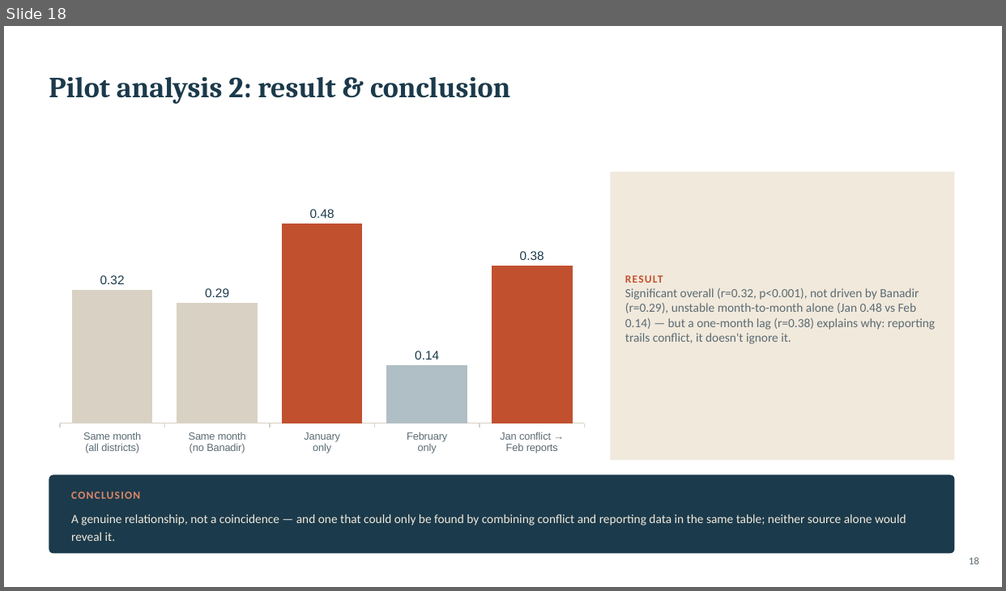
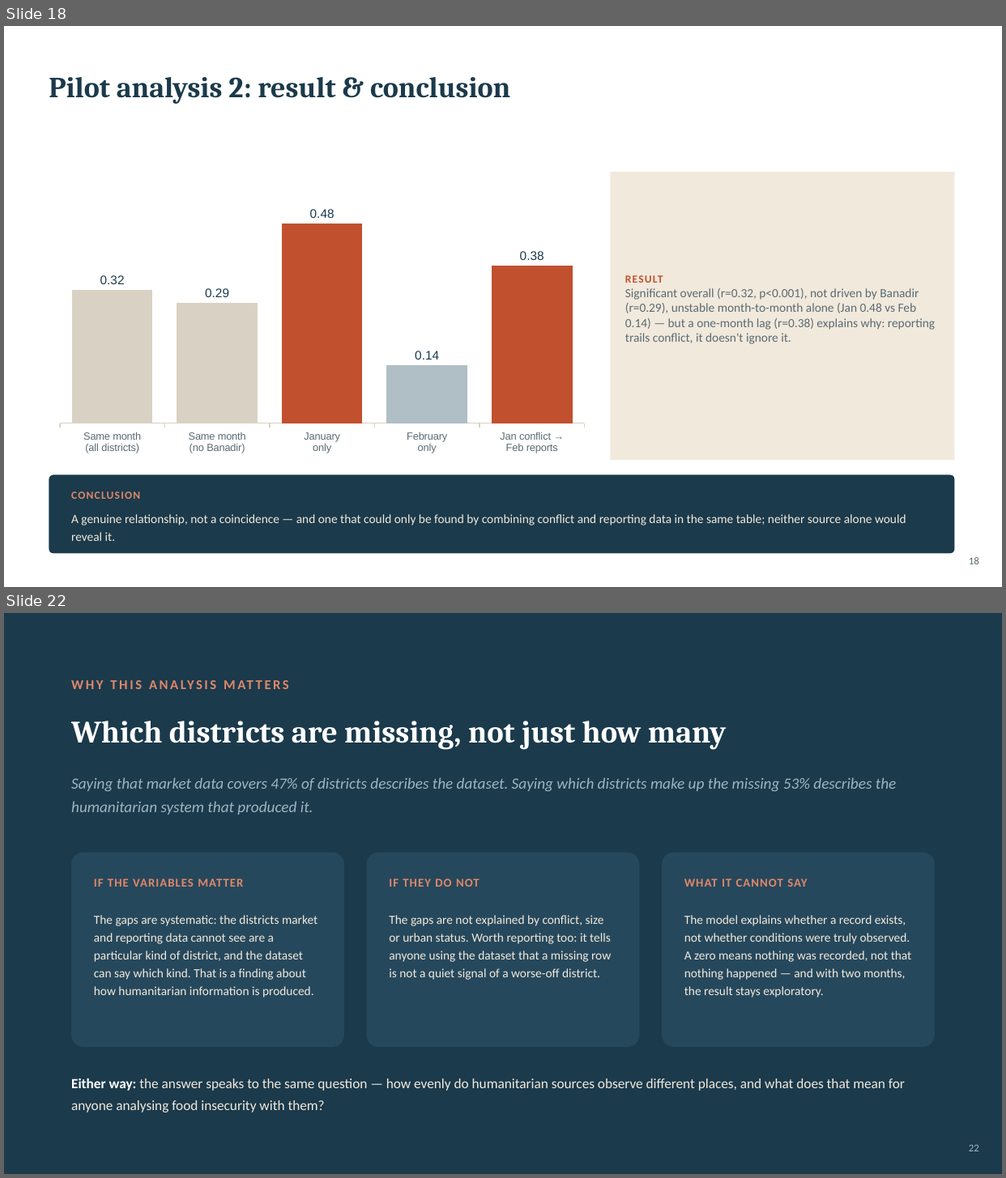
Before and after one commit to hcfgsqm2q7-lang/Dissertation---Samuel-Aracena, a slide deck: weekly_meetings/2026_08_03_slides.pptx. Shown one above the other, each under a label of ours: slide 18 before the commit, slides 18 and 22 after it; the slides between them are not shown. The pictures are 1006x591 and 1006x1178 pixels, drawn with LibreOffice and Linux fonts; fonts in the diff are those of the drawing. Boxes give left, top, right and bottom in pixels: in the first picture for what was removed or moved away, otherwise in the second. Text is boxed around its words. In the diff, an @@ line names an element or a change of style, - is before the commit and + after.

```diff
--- a/weekly_meetings/2026_08_03_slides.pptx
+++ b/weekly_meetings/2026_08_03_slides.pptx
@@ slide 22 added at <box>4,613,1002,1174</box>, background #1B3A4B @@
@@ text added at <box>71,669,895,699</box>, 13 pt, text #E0876A, bold @@
+WHY THIS ANALYSIS MATTERS
@@ text added at <box>71,721,727,750</box>, 30 pt, text #FFFFFF, bold @@
+Which districts are missing, not just how many
@@ text added at <box>71,777,896,815</box>, 15 pt, text #9FB4C0, italic @@
+Saying that market data covers 47% of districts describes the dataset. Saying which districts make up the missing 53% describes the humanitarian system that produced it.
@@ rounded rectangle added at <box>71,853,344,1047</box>, fill #26485C @@
@@ rounded rectangle added at <box>366,853,639,1047</box>, fill #26485C @@
@@ rounded rectangle added at <box>662,853,935,1047</box>, fill #26485C @@
@@ text added at <box>94,879,243,887</box>, 11.5 pt, text #E0876A, bold @@
+IF THE VARIABLES MATTER
@@ text added at <box>389,879,479,887</box>, 11.5 pt, text #E0876A, bold @@
+IF THEY DO NOT
@@ text added at <box>684,879,807,887</box>, 11.5 pt, text #E0876A, bold @@
+WHAT IT CANNOT SAY
@@ text added at <box>94,915,317,998</box>, 12 pt, text #F1E9DC @@
+The gaps are systematic: the districts market and reporting data cannot see are a particular kind of district, and the dataset can say which kind. That is a finding about how humanitarian information is produced.
@@ text added at <box>389,915,611,980</box>, 12 pt, text #F1E9DC @@
+The gaps are not explained by conflict, size or urban status. Worth reporting too: it tells anyone using the dataset that a missing row is not a quiet signal of a worse-off district.
@@ text added at <box>684,915,912,998</box>, 12 pt, text #F1E9DC @@
+The model explains whether a record exists, not whether conditions were truly observed. A zero means nothing was recorded, not that nothing happened — and with two months, the result stays exploratory.
@@ text added at <box>71,1079,905,1113</box>, 13.5 pt, text #F1E9DC @@
+Either way: the answer speaks to the same question — how evenly do humanitarian sources observe different places, and what does that mean for anyone analysing food insecurity with them?
@@ text added at <box>969,1145,979,1152</box>, 10 pt, text #9FB4C0 @@
+22
```
Also in this commit, not shown: 1 slide changed, 2 other slides added, 1 other file.
